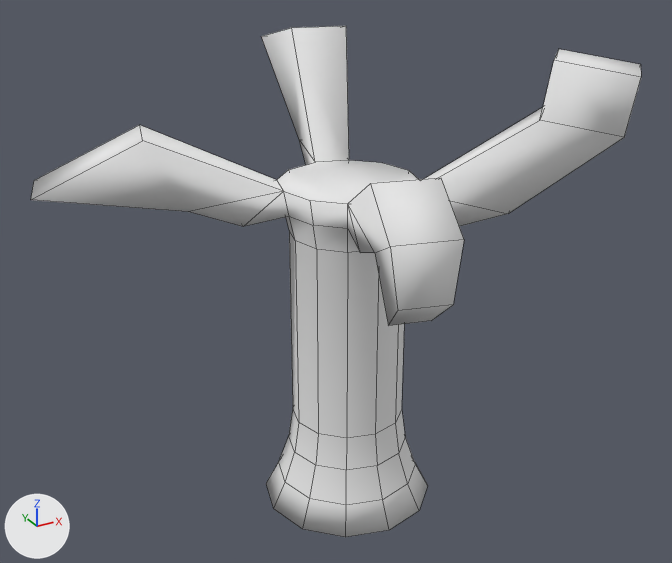
Before and after pictures for a commit that changed the Blender file Assets/Mesh/Vegetation/dead tree.blend.
Before and after are seen from a 50 mm lens placed at (-5.74, -10.11, 8.42), pointed at (-0.35, -0.31, 3.52). Lighting does not change. The marker at lower left points along +X, +Y and +Z. Mesh edges are drawn as thin lines.

The first picture shows 'Tree.000'.
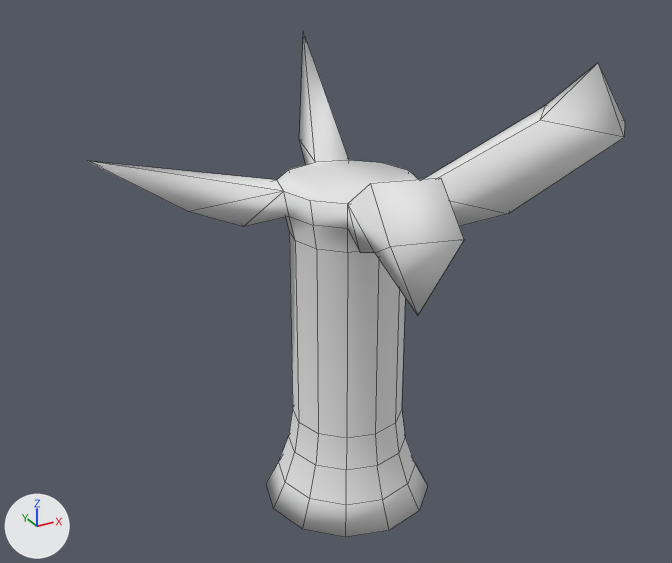
Location of each change, [x1, y1, x2, y2] in pixels of the pictures (672 x 563 px; the box of a moved part takes in the faces that stretch with it):
'Tree.000', reshaped (12% narrower)
    before: [31, 26, 641, 537]
    after: [88, 32, 625, 537]
part 1 of me_sphere_000, moved or reshaped
    before: [261, 26, 349, 163]
    after: [299, 32, 349, 163]
part 2 of me_sphere_000, moved or reshaped
    before: [31, 125, 283, 212]
    after: [88, 161, 283, 212]
part 3 of me_sphere_000, moved or reshaped
    before: [540, 49, 641, 137]
    after: [540, 63, 625, 137]
part 4 of me_sphere_000, moved or reshaped
    before: [375, 240, 464, 326]
    after: [375, 240, 464, 316]

The change in detail:
me_sphere_000 has 124 vertices, 122 faces and spans x -0.56..0.79, y -0.48..0.62, z -1.92..0.0.
me_sphere_000 is used by ob_tree_000; location (0.0, 0.0, 0.0); scale (-4.95, -4.95, -3.37).
Part 1, on me_sphere_000:
Vertex 67 of me_sphere_000 moves from (0.02, -0.48, -1.86) at pixel (261, 36) to (-0.08, -0.4, -1.89) at pixel (303, 30).
Vertex 68 of me_sphere_000 moves from (-0.13, -0.44, -1.86) to (-0.08, -0.4, -1.89) at pixel (303, 30).
Vertex 69 of me_sphere_000 moves from (-0.02, -0.36, -1.92) at pixel (291, 27) to (-0.08, -0.4, -1.89) at pixel (303, 30).
Vertex 79 of me_sphere_000 moves from (-0.17, -0.32, -1.92) at pixel (346, 25) to (-0.08, -0.4, -1.89) at pixel (303, 30).
Part 2, on me_sphere_000:
Vertex 70 of me_sphere_000 moves from (0.79, -0.12, -1.47) at pixel (30, 199) to (0.63, -0.17, -1.56) at pixel (87, 160).
Vertex 71 of me_sphere_000 moves from (0.74, -0.27, -1.47) at pixel (34, 180) to (0.63, -0.17, -1.56) at pixel (87, 160).
Vertex 72 of me_sphere_000 moves from (0.52, -0.07, -1.64) at pixel (142, 140) to (0.63, -0.17, -1.56) at pixel (87, 160).
Vertex 73 of me_sphere_000 moves from (0.48, -0.22, -1.64) at pixel (139, 124) to (0.63, -0.17, -1.56) at pixel (87, 160).
Part 3, on me_sphere_000:
Vertex 116 of me_sphere_000 moves from (-0.56, 0.42, -1.88) at pixel (640, 64) to (-0.44, 0.41, -1.9) at pixel (598, 62).
Vertex 117 of me_sphere_000 moves from (-0.45, 0.53, -1.88) at pixel (641, 77) to (-0.44, 0.41, -1.9) at pixel (598, 62).
Vertex 118 of me_sphere_000 moves from (-0.42, 0.28, -1.92) at pixel (558, 48) to (-0.44, 0.41, -1.9) at pixel (598, 62).
Vertex 119 of me_sphere_000 moves from (-0.31, 0.39, -1.92) at pixel (553, 60) to (-0.44, 0.41, -1.9) at pixel (598, 62).
Part 4, on me_sphere_000:
Vertex 120 of me_sphere_000 moves from (0.09, 0.53, -1.18) at pixel (431, 320) to (0.15, 0.56, -1.24) at pixel (417, 315).
Vertex 121 of me_sphere_000 moves from (0.19, 0.51, -1.18) at pixel (388, 325) to (0.15, 0.56, -1.24) at pixel (417, 315).
Vertex 122 of me_sphere_000 moves from (0.1, 0.62, -1.29) at pixel (453, 304) to (0.15, 0.56, -1.24) at pixel (417, 315).
Vertex 123 of me_sphere_000 moves from (0.22, 0.59, -1.29) at pixel (397, 310) to (0.15, 0.56, -1.24) at pixel (417, 315).
